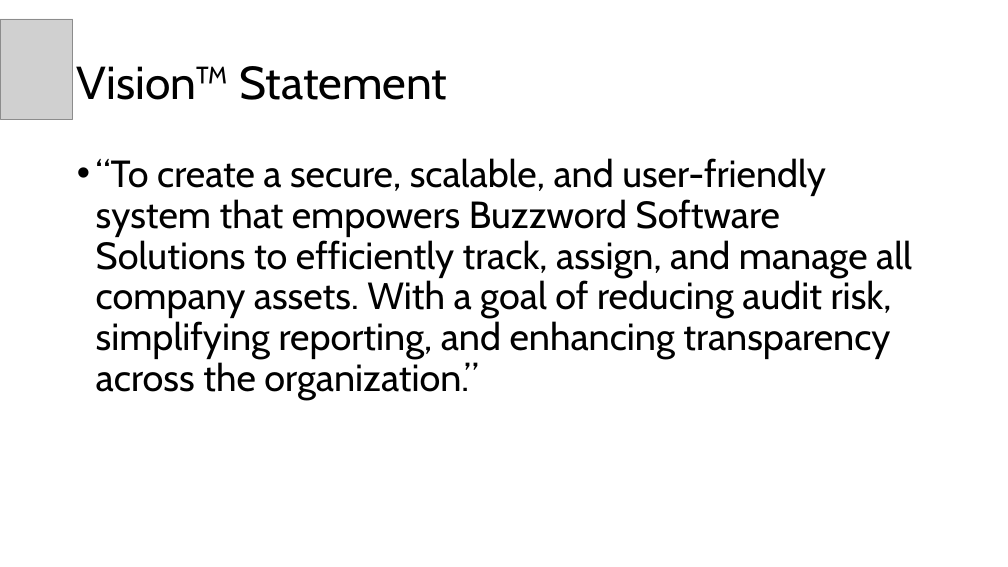
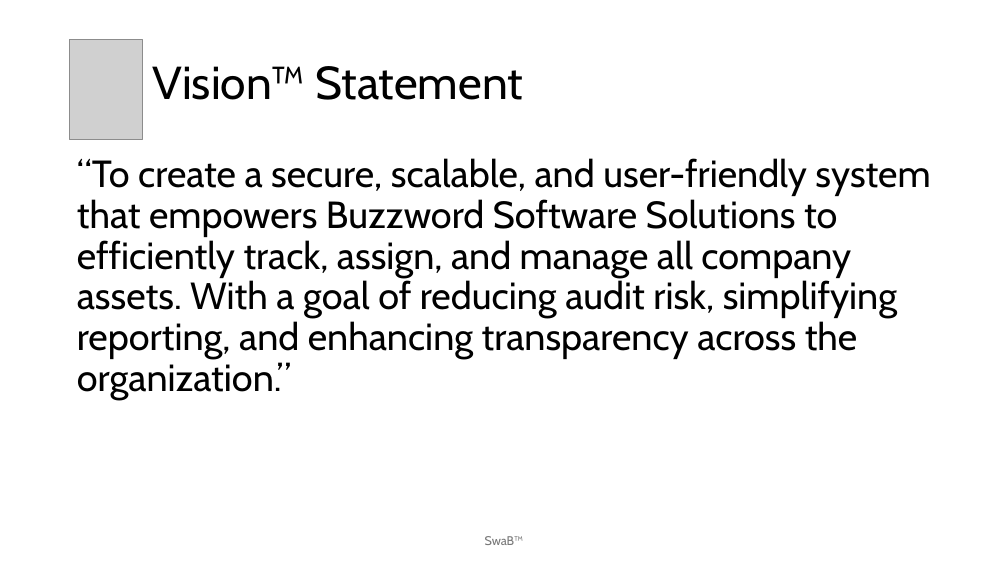
Before and after one commit to cwarstler24/NextGenTeamBlue, a slide deck: slide 5 of Documentation/Vision Document PowerPoint.pptx (slide 4 before the commit). Drawn at 1008x567 pixels with LibreOffice and Linux fonts; fonts in the diff are those of the drawing; grey boxes stand for pictures. Boxes give left, top, right and bottom in pixels: in the first picture for what was removed or moved away, otherwise in the second. Text is boxed around its words. In the diff, an @@ line names an element or a change of style, - is before the commit and + after.

```diff
--- a/Documentation/Vision Document PowerPoint.pptx
+++ b/Documentation/Vision Document PowerPoint.pptx
@@ title "Vision™ Statement": place and size @@
-title "Vision™ Statement" at [77,66,448,100]
+title "Vision™ Statement" at [152,66,523,100]
@@ picture: place and size @@
-picture at [0,19,73,119]
+picture at [70,39,142,140]
@@ text "“To create a secure, scalable, ..." at [77,158,930,400]: bullet • to none @@
@@ text added at [485,536,524,545], 12 pt, text #797979 @@
+SwaB™
```
Also in this commit, not shown: 12 other slides changed, 5 slides added, 1 slide removed, 2 other files.
